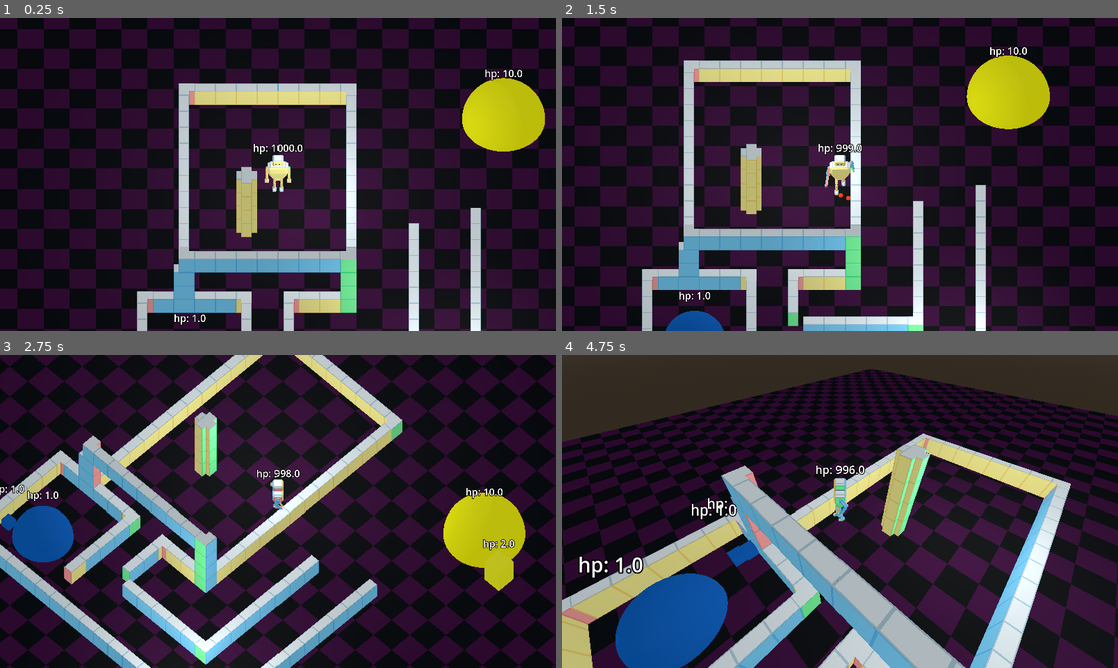
Above: before the commit, frames 1-4 (two rows, left to right).
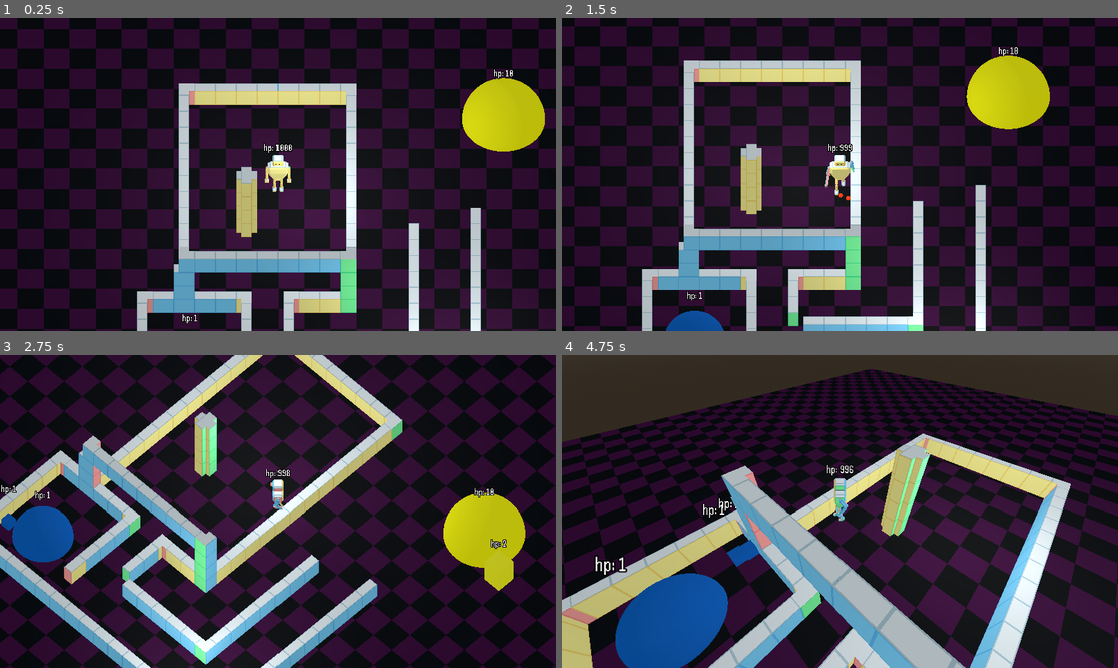
Above: after the commit, the same moments.

Repository: markguinn/kitbash-toy-clash
Game: Godot game, scene res://levels/dev/proto1.tscn
Same seed, same stepped clock (60 frames per second), same inputs: the game is played once before the commit and once after it.
Inputs:
- Up to frame 1 (0.25 s): no input
- Up to frame 2 (1.5 s): hold Right (right) 0.53-1.28 s; hold Z (attack1) 0.53-1.28 s; hold S (down) from 1.28 s (still down); tap X (attack2) at 1.35 s
- Up to frame 3 (2.75 s): release S (down) at 2.03 s; hold Right (right) from 2.03 s (still down); hold Tab (switch_cam) from 2.03 s (still down)
- Up to frame 4 (4.75 s): release Right (right) at 2.78 s; release Tab (switch_cam) at 2.78 s; hold W (up) 2.78-3.53 s; tap Z (attack1) at 2.85 s; hold X (attack2) 3.53-4.28 s; hold Left (left) from 3.53 s (still down); tap Tab (switch_cam) at 4.35 s

The runs differ from the first frame. In frame 1, 0.4% of the frame differs, in the area x 31-94%, y 16-98%; in frame 2, 0.4%; in frame 3, 0.6%; in frame 4, 0.8%, in the area x 3-55%, y 35-72%.

Commit message:
pixel fonts added

Diff:
--- a/common/life.gd
+++ b/common/life.gd
@@ -61,4 +61,4 @@
 
 func _update_label() -> void:
 	if label:
-		label.text = "hp: %0.1f" % [hp]
+		label.text = "hp: %d" % [int(hp)]
--- a/enemies/enemy.tscn
+++ b/enemies/enemy.tscn
@@ -4,6 +4,7 @@
 [ext_resource type="Script" uid="uid://dqwtfo8bvm7rb" path="res://common/hurt_box.gd" id="2_a6vjd"]
 [ext_resource type="Script" uid="uid://bb7mqdux6xdrk" path="res://common/hit_box.gd" id="3_07tka"]
 [ext_resource type="Script" uid="uid://cy8ptutfeorc6" path="res://common/life.gd" id="4_a6vjd"]
+[ext_resource type="FontFile" uid="uid://2g03ikvmbjhk" path="res://common/Handjet-Medium.ttf" id="5_07tka"]
 
 [sub_resource type="BoxShape3D" id="BoxShape3D_fds3k"]
 size = Vector3(2, 2, 2)
@@ -53,4 +54,5 @@
 offset = Vector2(0, 30)
 billboard = 1
 text = "health: 2"
+font = ExtResource("5_07tka")
 font_size = 48
--- a/enemies/spawner.tscn
+++ b/enemies/spawner.tscn
@@ -2,6 +2,7 @@
 
 [ext_resource type="Script" uid="uid://b5ch0jw5otune" path="res://enemies/spawner.gd" id="1_gmyup"]
 [ext_resource type="Script" uid="uid://dqwtfo8bvm7rb" path="res://common/hurt_box.gd" id="3_6qnf4"]
+[ext_resource type="FontFile" uid="uid://2g03ikvmbjhk" path="res://common/Handjet-Medium.ttf" id="3_en1mp"]
 [ext_resource type="Script" uid="uid://cy8ptutfeorc6" path="res://common/life.gd" id="4_en1mp"]
 
 [sub_resource type="SphereShape3D" id="SphereShape3D_en1mp"]
@@ -35,6 +36,7 @@
 billboard = 1
 text = "hp:
 "
+font = ExtResource("3_en1mp")
 font_size = 48
 
 [node name="Life" type="Node" parent="." unique_id=2033270747]
--- a/player/player.tscn
+++ b/player/player.tscn
@@ -6,6 +6,7 @@
 [ext_resource type="PackedScene" uid="uid://p076x5fcyfky" path="res://_source_assets/generic-player/generic_player.gltf" id="3_qjkh3"]
 [ext_resource type="PackedScene" uid="uid://bng6sl0sm81dy" path="res://_source_assets/generic-player/generic_player_mods.gltf" id="4_g6k8r"]
 [ext_resource type="Script" uid="uid://cy8ptutfeorc6" path="res://common/life.gd" id="4_yw30f"]
+[ext_resource type="FontFile" uid="uid://2g03ikvmbjhk" path="res://common/Handjet-Medium.ttf" id="6_boad6"]
 
 [sub_resource type="CapsuleShape3D" id="CapsuleShape3D_iynve"]
 radius = 1.0
@@ -53,29 +54,29 @@
 [node name="BodyMesh" parent="." unique_id=710161177 instance=ExtResource("3_qjkh3")]
 transform = Transform3D(1, 0, 0, 0, 1, 0, 0, 0, 1, 0, 1.9, 0)
 
-[node name="left_arm" parent="BodyMesh/root/torso" parent_id_path=PackedInt32Array(710161177, 1633050325) index="2" unique_id=1727721815]
+[node name="left_arm" parent="BodyMesh/root/torso" parent_id_path=PackedInt32Array(710161177, 1961268035) index="2" unique_id=1386319994]
 transform = Transform3D(0.043619335, 0.99904823, 0, -0.99904823, 0.043619335, 0, 0, 0, 1, 0.9375, 0.0625, 0)
 
-[node name="left_arm2" parent="BodyMesh/root/torso/left_arm" index="1" unique_id=220300976]
+[node name="left_arm2" parent="BodyMesh/root/torso/left_arm" index="1" unique_id=259084533]
 transform = Transform3D(1, 0, 0, 0, 0.99999994, 0, 0, 0, 1, 0.875, 0, 0)
 
-[node name="right_arm" parent="BodyMesh/root/torso" parent_id_path=PackedInt32Array(710161177, 1633050325) index="3" unique_id=1747752082]
+[node name="right_arm" parent="BodyMesh/root/torso" parent_id_path=PackedInt32Array(710161177, 1961268035) index="3" unique_id=517382892]
 transform = Transform3D(0.04361933, -0.99904823, 0, 0.9990482, 0.043619335, 0, 0, 0, 0.99999994, -0.9375, 0.0625, 0)
 
-[node name="left_foot" parent="BodyMesh/root/legs/left_leg/left_shin" parent_id_path=PackedInt32Array(710161177, 1856901809) index="1" unique_id=1127940075]
+[node name="left_foot" parent="BodyMesh/root/legs/left_leg/left_shin" parent_id_path=PackedInt32Array(710161177, 381022136) index="1" unique_id=761127913]
 transform = Transform3D(1, 0, 0, 0, 0.99999994, 0, 0, 0, 0.99999994, 0, -0.9375, 0)
 
-[node name="AnimationPlayer" parent="BodyMesh" index="1" unique_id=1611232282]
+[node name="AnimationPlayer" parent="BodyMesh" index="1" unique_id=1254345470]
 autoplay = &"idle"
 
 [node name="TempSwapBody" parent="." unique_id=1267736368 instance=ExtResource("4_g6k8r")]
 transform = Transform3D(1, 0, 0, 0, 1, 0, 0, 0, 1, 0, 1.9, 0)
 visible = false
 
-[node name="left_arm" parent="TempSwapBody/root/torso" parent_id_path=PackedInt32Array(1267736368, 363459269) index="2" unique_id=520393088]
+[node name="left_arm" parent="TempSwapBody/root/torso" parent_id_path=PackedInt32Array(1267736368, 402225962) index="2" unique_id=1332722564]
 transform = Transform3D(0.043619335, 0.99904823, 0, -0.99904823, 0.043619335, 0, 0, 0, 1, 0.9375, 0.0625, 0)
 
-[node name="right_arm" parent="TempSwapBody/root/torso" parent_id_path=PackedInt32Array(1267736368, 363459269) index="3" unique_id=1609070284]
+[node name="right_arm" parent="TempSwapBody/root/torso" parent_id_path=PackedInt32Array(1267736368, 402225962) index="3" unique_id=1665071945]
 transform = Transform3D(0.043619335, -0.99904823, 0, 0.99904823, 0.043619335, 0, 0, 0, 1, -0.9375, 0.0625, 0)
 
 [node name="Body" type="MeshInstance3D" parent="." unique_id=2028936697]
@@ -114,12 +115,15 @@
 debug_color = Color(0.35837752, 0.61519843, 0.17483082, 0.41960785)
 
 [node name="HealthLabel" type="Label3D" parent="." unique_id=932064038]
-transform = Transform3D(1, 0, 0, 0, 1, 0, 0, 0, 1, 0, 4.4725904, 0)
+transform = Transform3D(1, 0, 0, 0, 1, 0, 0, 0, 1, 0, 4.5, 0)
 pixel_size = 0.02
 offset = Vector2(0, 50)
 billboard = 1
-text = "health: 5"
+texture_filter = 0
+text = "hp: 5"
+font = ExtResource("6_boad6")
 font_size = 48
+width = 512.0
 
 [node name="Life" type="Node" parent="." unique_id=1673273175]
 script = ExtResource("4_yw30f")
Not shown, added: common/Handjet-Medium-OFL.txt
Binary file added: common/Handjet-Medium.ttf
Not shown, added: common/Handjet-Medium.ttf.import
Not shown, added: common/Tiny5-Regular-OFL.txt
Binary file added: common/Tiny5-Regular.ttf
Not shown, added: common/Tiny5-Regular.ttf.import
